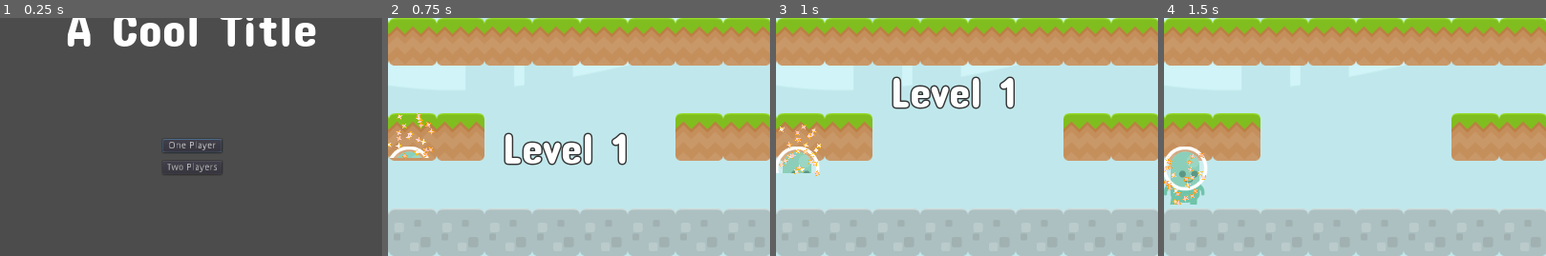
Above: before the commit, frames 1-4 (left to right).
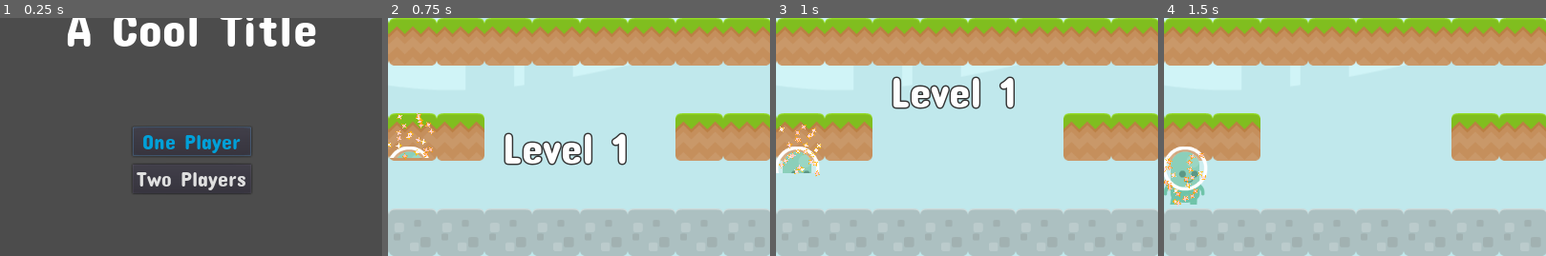
Above: after the commit, the same moments.

Repository: doctor-g/AltNaGaDeMon2021
Game: Godot game, scene res://Screens/MainMenu.tscn
Two runs of this game, one before a commit and one after it. Both use one fixed random seed, a clock stepped at 60 frames per second and the inputs below. This scene is started directly instead of the project's main scene.
Inputs:
- Up to frame 1 (0.25 s): no input
- Up to frame 2 (0.75 s): click "One Player" at 0.5 s
- Up to frame 3 (1 s): no input
- Up to frame 4 (1.5 s): no input
The pictures show only the part of the screen within x 25-75%, y 50-100%; the shares and areas given below are measured in that part.

The runs differ from the first frame. In frame 1, 2.3% of the frame differs, in the area x 34-66%, y 45-74%; in frame 2, nothing differs; in frame 3, nothing differs; in frame 4, nothing differs.

Commit message:
Stub in a theme

Diff:
--- /dev/null
+++ b/project/Common/ui_theme.tres
@@ -0,0 +1,12 @@
+[gd_resource type="Theme" load_steps=3 format=2]
+
+[ext_resource path="res://Common/ConcertOne-Regular.ttf" type="DynamicFontData" id=1]
+
+[sub_resource type="DynamicFont" id=1]
+size = 32
+extra_spacing_bottom = 12
+font_data = ExtResource( 1 )
+
+[resource]
+default_font = SubResource( 1 )
+Button/colors/font_color_focus = Color( 0, 0.627451, 0.847059, 1 )
--- a/project/Screens/MainMenu.tscn
+++ b/project/Screens/MainMenu.tscn
@@ -1,5 +1,6 @@
-[gd_scene load_steps=4 format=2]
+[gd_scene load_steps=5 format=2]
 
+[ext_resource path="res://Common/ui_theme.tres" type="Theme" id=1]
 [ext_resource path="res://Screens/MainMenu.gd" type="Script" id=2]
 
 [sub_resource type="DynamicFontData" id=1]
@@ -12,6 +13,7 @@
 [node name="MainMenu" type="Control"]
 anchor_right = 1.0
 anchor_bottom = 1.0
+theme = ExtResource( 1 )
 script = ExtResource( 2 )
 __meta__ = {
 "_edit_use_anchors_": false
@@ -37,24 +39,25 @@
 anchor_top = 1.0
 anchor_right = 0.5
 anchor_bottom = 1.0
-margin_left = -43.5
-margin_top = -172.0
-margin_right = 43.5
-margin_bottom = -120.0
+margin_left = -87.0
+margin_top = -191.0
+margin_right = 87.0
+margin_bottom = -91.0
 custom_constants/separation = 12
+alignment = 1
 __meta__ = {
 "_edit_use_anchors_": false
 }
 
 [node name="Start1PButton" type="Button" parent="ButtonBox"]
-margin_right = 87.0
-margin_bottom = 20.0
+margin_right = 174.0
+margin_bottom = 44.0
 text = "One Player"
 
 [node name="Start2PButton" type="Button" parent="ButtonBox"]
-margin_top = 32.0
-margin_right = 87.0
-margin_bottom = 52.0
+margin_top = 56.0
+margin_right = 174.0
+margin_bottom = 100.0
 text = "Two Players"
 
 [connection signal="pressed" from="ButtonBox/Start1PButton" to="." method="_on_Start1PButton_pressed"]
--- a/project/World/World.tscn
+++ b/project/World/World.tscn
@@ -1,10 +1,11 @@
-[gd_scene load_steps=11 format=2]
+[gd_scene load_steps=12 format=2]
 
 [ext_resource path="res://World/World.gd" type="Script" id=1]
 [ext_resource path="res://Common/ConcertOne-Regular.ttf" type="DynamicFontData" id=2]
 [ext_resource path="res://World/bg_grasslands.png" type="Texture" id=3]
 [ext_resource path="res://World/HUD.tscn" type="PackedScene" id=4]
 [ext_resource path="res://World/theme.ogg" type="AudioStream" id=5]
+[ext_resource path="res://Common/ui_theme.tres" type="Theme" id=6]
 
 [sub_resource type="DynamicFont" id=1]
 size = 72
@@ -29,7 +30,7 @@
 "values": [ Vector2( 333, -80 ), Vector2( 333, 297.5 ) ]
 }
 tracks/1/type = "value"
-tracks/1/path = NodePath("ButtonBox:visible")
+tracks/1/path = NodePath("HUD/ButtonBox:visible")
 tracks/1/interp = 1
 tracks/1/loop_wrap = true
 tracks/1/imported = false
@@ -41,7 +42,7 @@
 "values": [ false, true ]
 }
 tracks/2/type = "value"
-tracks/2/path = NodePath("ButtonBox:modulate")
+tracks/2/path = NodePath("HUD/ButtonBox:modulate")
 tracks/2/interp = 1
 tracks/2/loop_wrap = true
 tracks/2/imported = false
@@ -53,7 +54,7 @@
 "values": [ Color( 1, 1, 1, 0 ), Color( 1, 1, 1, 1 ) ]
 }
 tracks/3/type = "method"
-tracks/3/path = NodePath("ButtonBox/PlayAgainButton")
+tracks/3/path = NodePath("HUD/ButtonBox/PlayAgainButton")
 tracks/3/interp = 1
 tracks/3/loop_wrap = true
 tracks/3/imported = false
@@ -116,6 +117,7 @@
 font_data = ExtResource( 2 )
 
 [node name="World" type="Control"]
+theme = ExtResource( 6 )
 script = ExtResource( 1 )
 __meta__ = {
 "_edit_use_anchors_": false
@@ -132,6 +134,32 @@
 [node name="HUD" parent="." instance=ExtResource( 4 )]
 margin_right = 1120.0
 margin_bottom = 700.0
+
+[node name="ButtonBox" type="VBoxContainer" parent="HUD"]
+visible = false
+anchor_left = 0.5
+anchor_top = 0.5
+anchor_right = 0.5
+anchor_bottom = 0.5
+margin_left = -83.5
+margin_top = 64.0
+margin_right = 83.5
+margin_bottom = 164.0
+custom_constants/separation = 12
+__meta__ = {
+"_edit_use_anchors_": false
+}
+
+[node name="PlayAgainButton" type="Button" parent="HUD/ButtonBox"]
+margin_right = 167.0
+margin_bottom = 44.0
+text = "Play Again"
+
+[node name="MenuButton" type="Button" parent="HUD/ButtonBox"]
+margin_top = 56.0
+margin_right = 167.0
+margin_bottom = 100.0
+text = "Main Menu"
 
 [node name="GameOverLabel" type="Label" parent="."]
 anchor_left = 0.5
@@ -155,28 +183,6 @@
 anims/RESET = SubResource( 3 )
 anims/advance-level = SubResource( 4 )
 
-[node name="ButtonBox" type="VBoxContainer" parent="."]
-visible = false
-margin_left = 512.0
-margin_top = 397.0
-margin_right = 595.0
-margin_bottom = 441.0
-custom_constants/separation = 12
-__meta__ = {
-"_edit_use_anchors_": false
-}
-
-[node name="PlayAgainButton" type="Button" parent="ButtonBox"]
-margin_right = 83.0
-margin_bottom = 20.0
-text = "Play Again"
-
-[node name="MenuButton" type="Button" parent="ButtonBox"]
-margin_top = 32.0
-margin_right = 83.0
-margin_bottom = 52.0
-text = "Main Menu"
-
 [node name="Tween" type="Tween" parent="."]
 
 [node name="LevelLabelHolder" type="Node2D" parent="."]
@@ -198,6 +204,6 @@
 autoplay = true
 bus = "Music"
 
-[connection signal="pressed" from="ButtonBox/PlayAgainButton" to="." method="_on_PlayAgainButton_pressed"]
-[connection signal="pressed" from="ButtonBox/MenuButton" to="." method="_on_MenuButton_pressed"]
+[connection signal="pressed" from="HUD/ButtonBox/PlayAgainButton" to="." method="_on_PlayAgainButton_pressed"]
+[connection signal="pressed" from="HUD/ButtonBox/MenuButton" to="." method="_on_MenuButton_pressed"]
 [connection signal="tween_all_completed" from="Tween" to="." method="_on_Tween_tween_all_completed"]
